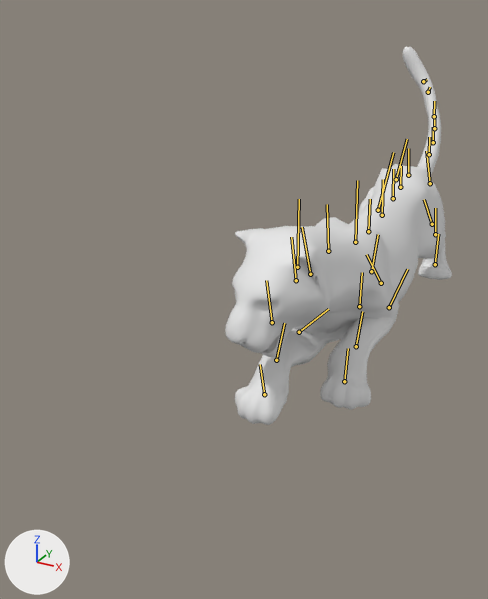
Two versions of the glTF model demo_puppet3d/assets/awol/tiger_1.clips.glb, one commit apart.
Rendered twice from a 50 mm lens placed at (0.95, -8.71, 1.56), pointed at (-0.38, -6.29, 0.35). The lights are fixed; the arrows at lower left show +X, +Y and +Z. The older version comes first. Both versions are drawn at frame 13 of the action 'walk'; the numbers are the values there. The bones that change, and the others that lie on the model, are drawn over the model as lines.

Names of what the first picture shows: 'tiger_1'.
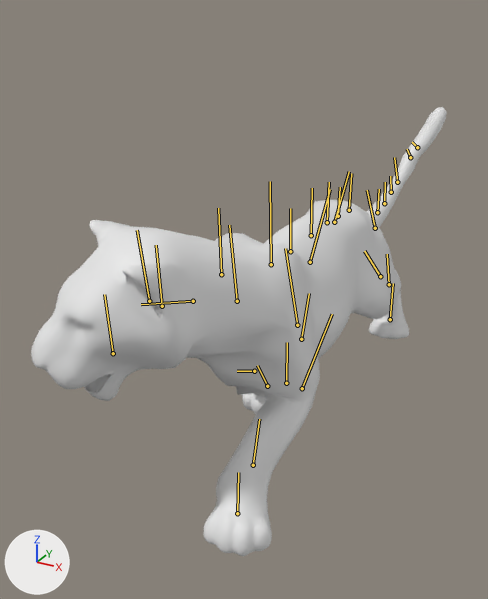
The edits, one by one:
Bone 'pelvis' (bone_pelvis) moves from (0.0, -0.183, 5.167) to (0.0, -0.15, 6.058).
Bone 'pelvis' (bone_pelvis) turns from (17, 0, 0) to (-2, 0, 0) degrees about its own x, y and z.
Bone 'spine 2' (bone_spine_2) moves from (0.0, 0.0, 0.007) to (0.0, 0.0, -0.003).
Bone 'spine 2' (bone_spine_2) turns from (-2, 0, 0) to (1, 0, 0) degrees about its own x, y and z.
Bone 'spine 3' (bone_spine_3) moves from (0.0, 0.0, 0.006) to (0.0, 0.0, -0.003).
Bone 'spine 3' (bone_spine_3) turns from (-3, 0, 0) to (2, 0, 0) degrees about its own x, y and z.
Bone 'spine 4' (bone_spine_4) moves from (0.0, 0.0, 0.008) to (0.0, 0.0, -0.004).
Bone 'spine 4' (bone_spine_4) turns from (-4, 0, 0) to (2, 0, 0) degrees about its own x, y and z.
Bone 'spine 5' (bone_spine_5) moves from (0.0, 0.0, 0.009) to (0.0, 0.0, -0.004).
Bone 'spine 5' (bone_spine_5) turns from (-3, 0, 0) to (2, 0, 0) degrees about its own x, y and z.
Bone 'chest' (bone_chest) moves from (0.0, 0.001, 0.009) to (0.0, 0.0, -0.004).
Bone 'chest' (bone_chest) turns from (1, 0, 0) to (-1, 0, 0) degrees about its own x, y and z.
Bone 'left shoulder' (bone_left_shoulder) moves from (0.0, 0.014, 0.006) to (0.0, -0.007, -0.002).
Bone 'left shoulder' (bone_left_shoulder) turns from (42, 0, 0) to (18, 0, -1) degrees about its own x, y and z.
Bone 'left elbow' (bone_left_elbow) turns from (-123, 1, 0) to (-77, 1, 1) degrees about its own x, y and z.
Bone 'left wrist' (bone_left_wrist) turns from (60, 1, -3) to (41, 0, -1) degrees about its own x, y and z.
Bone 'right shoulder' (bone_right_shoulder) moves from (0.0, 0.014, 0.006) to (0.0, -0.007, -0.002).
Bone 'right shoulder' (bone_right_shoulder) turns from (-10, 0, 2) to (67, 1, -1) degrees about its own x, y and z.
Bone 'right elbow' (bone_right_elbow) turns from (-87, -3, -2) to (-63, 1, 2) degrees about its own x, y and z.
Bone 'right wrist' (bone_right_wrist) turns from (63, 0, 4) to (55, 0, -1) degrees about its own x, y and z.
Bone 'right front paw' (bone_right_front_paw) turns from (39, 0, 2) to (-32, 1, 0) degrees about its own x, y and z.
Bone 'neck' (bone_neck) turns from (6, -14, -2) to (4, -24, -4) degrees about its own x, y and z.
Bone 'head' (bone_head) turns from (0, -2, 3) to (0, -11, 0) degrees about its own x, y and z.
Bone 'left hip' (bone_left_hip) moves from (0.0, 0.002, 0.006) to (0.0, 0.0, -0.004).
Bone 'left hip' (bone_left_hip) turns from (19, 0, 0) to (38, 0, 0) degrees about its own x, y and z.
Bone 'right hip' (bone_right_hip) moves from (0.0, 0.002, 0.006) to (0.0, 0.0, -0.004).
Bone 'right hip' (bone_right_hip) turns from (-54, 0, 0) to (-35, 0, 0) degrees about its own x, y and z.
Bone 'tail 2' (bone_tail_2) turns from (5, 4, 0) to (5, 1, 0) degrees about its own x, y and z.
Bone 'tail 3' (bone_tail_3) turns from (7, 5, 0) to (7, -1, 0) degrees about its own x, y and z.
Bone 'tail 4' (bone_tail_4) turns from (9, 7, 0) to (9, -3, 0) degrees about its own x, y and z.
Bone 'tail 5' (bone_tail_5) turns from (12, 9, 1) to (11, -5, -1) degrees about its own x, y and z.
Bone 'tail 6' (bone_tail_6) turns from (14, 10, -1) to (14, -8, 1) degrees about its own x, y and z.
Bone 'tail 7' (bone_tail_7) turns from (16, 11, -1) to (16, -10, 1) degrees about its own x, y and z.

Boxes [x1, y1, x2, y2] around the edits, measured in the pictures (488 x 599 px):
'tiger_1', posed (83% wider, 19% taller): before [225, 47, 452, 425]; after [31, 107, 447, 556]
bone 'pelvis', root to tip: before (408, 175) to (408, 148); after (349, 210) to (351, 173)
bone 'spine 2', root to tip: before (400, 187) to (401, 166); after (338, 216) to (340, 187)
bone 'spine 3', root to tip: before (393, 198) to (393, 169); after (327, 222) to (329, 182)
bone 'spine 4', root to tip: before (382, 215) to (383, 179); after (311, 235) to (312, 188)
bone 'spine 5', root to tip: before (368, 231) to (370, 199); after (290, 251) to (290, 208)
bone 'chest', root to tip: before (355, 242) to (357, 180); after (271, 264) to (270, 181)
bone 'left shoulder', root to tip: before (381, 283) to (366, 254); after (297, 325) to (285, 248)
bone 'left elbow', root to tip: before (389, 307) to (407, 269); after (302, 388) to (332, 314)
bone 'left wrist', root to tip: before (356, 346) to (362, 311); after (253, 465) to (259, 419)
bone 'right shoulder', root to tip: before (297, 267) to (299, 199); after (193, 301) to (141, 304)
bone 'right elbow', root to tip: before (299, 332) to (328, 309); after (237, 301) to (229, 225)
bone 'right wrist', root to tip: before (276, 360) to (284, 323); after (254, 371) to (237, 371)
bone 'right front paw', root to tip: before (264, 394) to (260, 364); after (267, 386) to (257, 365)
bone 'neck', root to tip: before (328, 251) to (327, 204); after (221, 274) to (218, 208)
bone 'head', root to tip: before (296, 280) to (291, 237); after (162, 306) to (156, 245)
bone 'left hip', root to tip: before (430, 183) to (426, 151); after (375, 228) to (367, 190)
bone 'right hip', root to tip: before (396, 179) to (407, 139); after (334, 222) to (349, 171)
bone 'tail 2', root to tip: before (429, 154) to (429, 137); after (377, 212) to (379, 189)
bone 'tail 3', root to tip: before (433, 142) to (433, 127); after (384, 203) to (385, 182)
bone 'tail 4', root to tip: before (434, 128) to (434, 117); after (391, 192) to (390, 176)
bone 'tail 5', root to tip: before (434, 116) to (434, 101); after (397, 182) to (394, 157)
bone 'tail 6', root to tip: before (428, 92) to (430, 87); after (410, 157) to (407, 149)
bone 'tail 7', root to tip: before (423, 81) to (427, 79); after (417, 147) to (412, 142)
